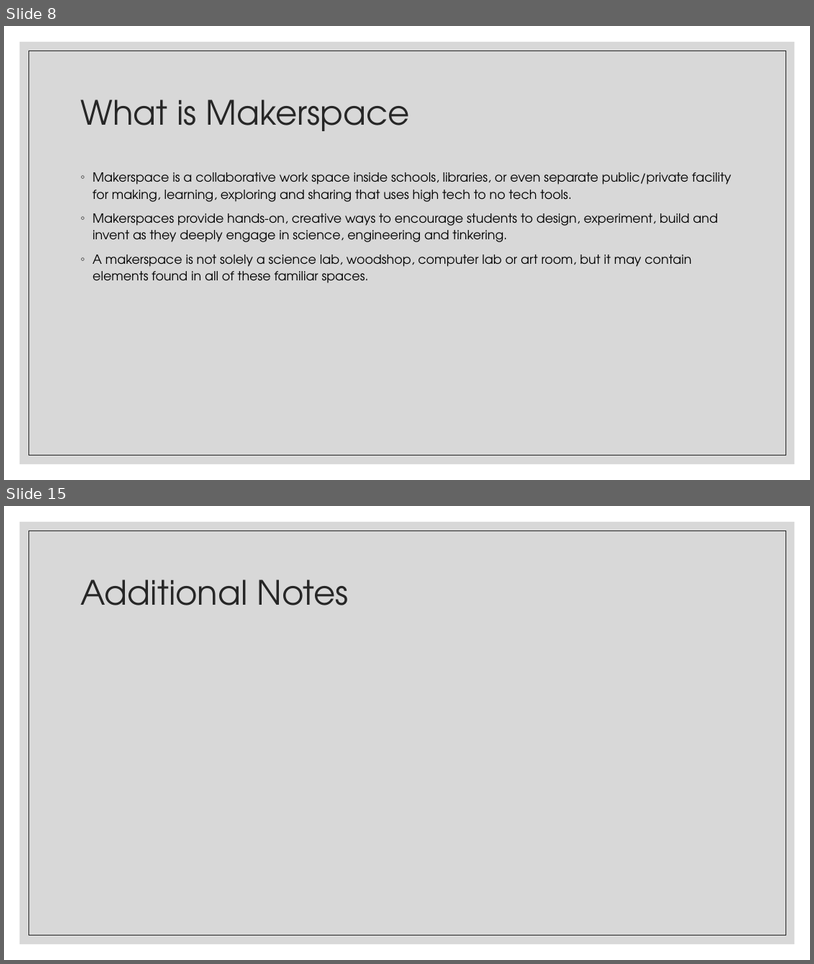
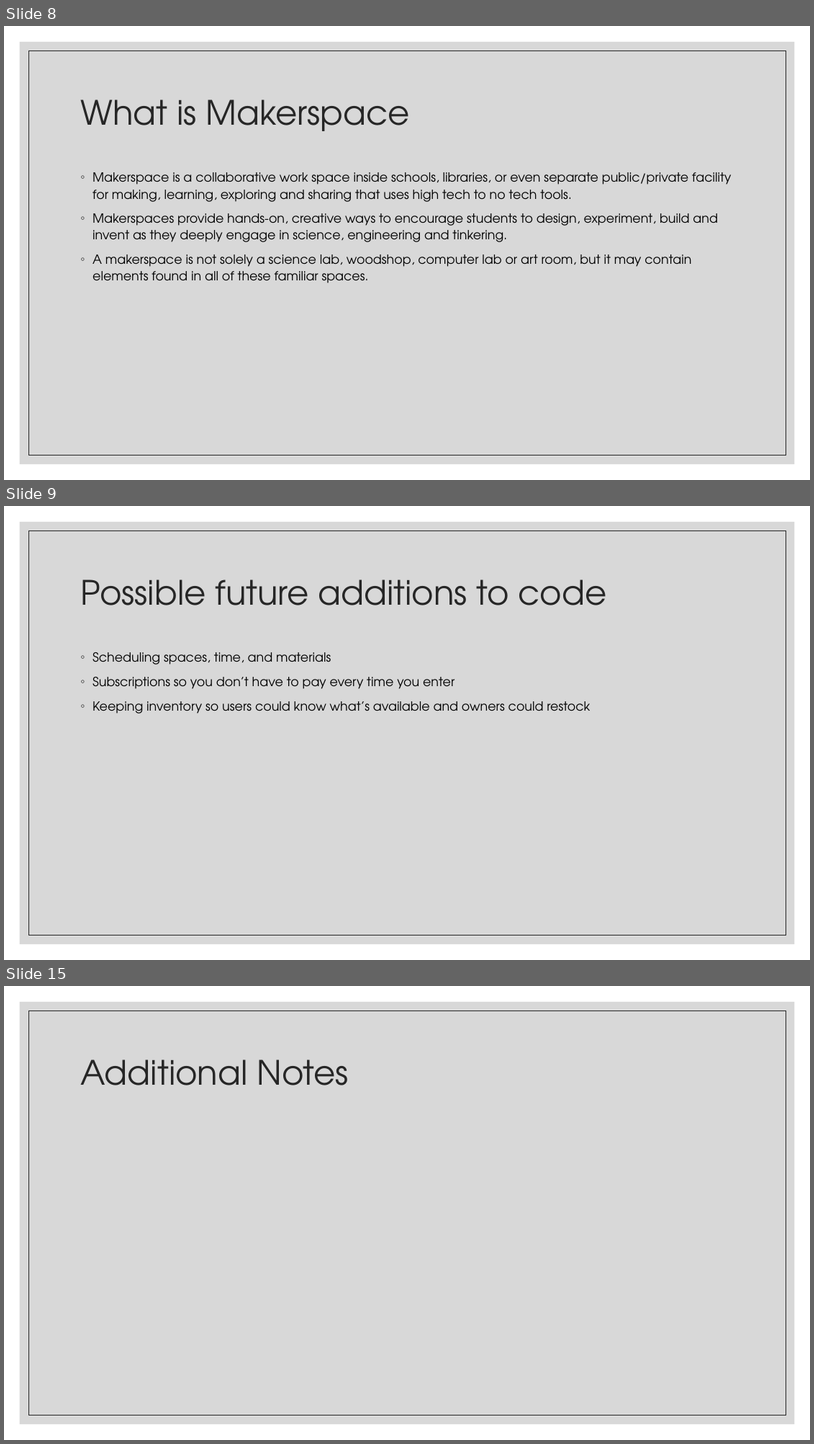
Before and after one commit to KershawK5646/CapstoneProject, a slide deck: Presentation/MakerSpace.pptx. Shown one above the other, each under a label of ours: slides 8 and 15 before the commit, slides 8, 9 and 15 after it; the slides between them are not shown. The pictures are 814x964 and 814x1444 pixels, drawn with LibreOffice and Linux fonts; fonts in the diff are those of the drawing. Boxes give left, top, right and bottom in pixels: in the first picture for what was removed or moved away, otherwise in the second. Text is boxed around its words. In the diff, an @@ line names an element or a change of style, - is before the commit and + after.

```diff
--- a/Presentation/MakerSpace.pptx
+++ b/Presentation/MakerSpace.pptx
@@ slide 9 added at (4, 506, 810, 960), background #FFFFFF; not listed: 2 template elements that a slide beside it also shows @@
@@ title added at (80, 579, 607, 605), 40 pt, text #262626 @@
+Possible future additions to code
@@ text added at (93, 652, 590, 713), 15 pt, text #000000 @@
+◦ Scheduling spaces, time, and materials
+◦ Subscriptions so you don’t have to pay every time you enter
+◦ Keeping inventory so users could know what’s available and owners could restock
```
Also in this commit, not shown: 1 slide removed.
